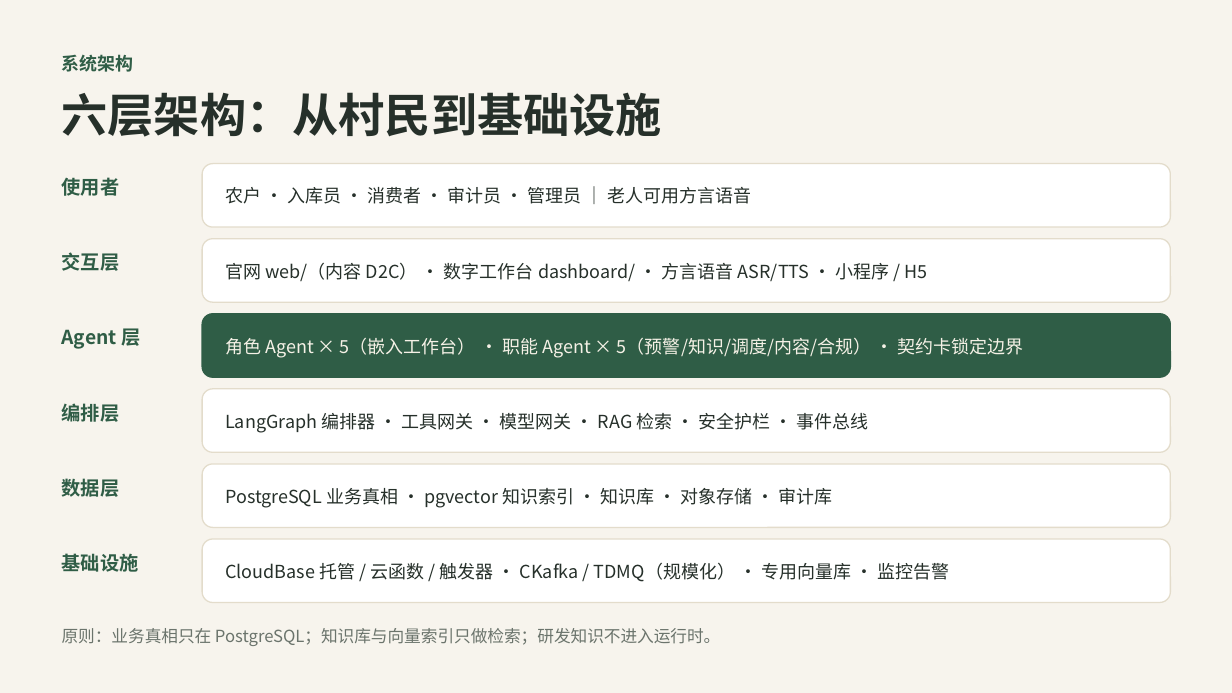
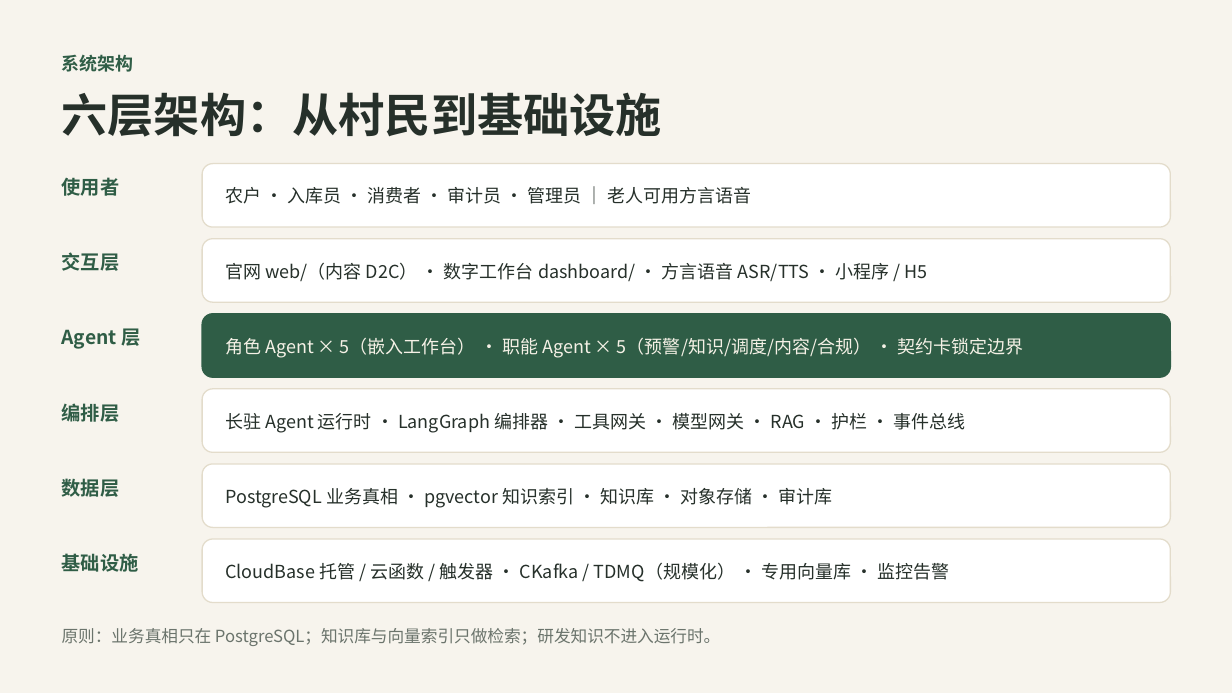
Before and after one commit to jackuboot/xinglonggou-village, a slide deck: slide 5 of docs/blueprint/兴隆沟村智能系统蓝图汇报.pptx. Drawn at 1232x693 pixels with LibreOffice and Linux fonts; fonts in the diff are those of the drawing. Boxes give left, top, right and bottom in pixels: in the first picture for what was removed or moved away, otherwise in the second. Text is boxed around its words. In the diff, an @@ line names an element or a change of style, - is before the commit and + after.

Commit message:
docs(architecture): 拆分请求面与 Agent 长驻运行时并引入 Actor 会话隔离

```diff
--- a/docs/blueprint/兴隆沟村智能系统蓝图汇报.pptx
+++ b/docs/blueprint/兴隆沟村智能系统蓝图汇报.pptx
@@ text at (x1=225, y1=413, x2=966, y2=433): text changed @@
-LangGraph 编排器 · 工具网关 · 模型网关 · RAG 检索 · 安全护栏 · 事件总线
+长驻 Agent 运行时 · LangGraph 编排器 · 工具网关 · 模型网关 · RAG · 护栏 · 事件总线
```
Also in this commit, not shown: 4 other files.
